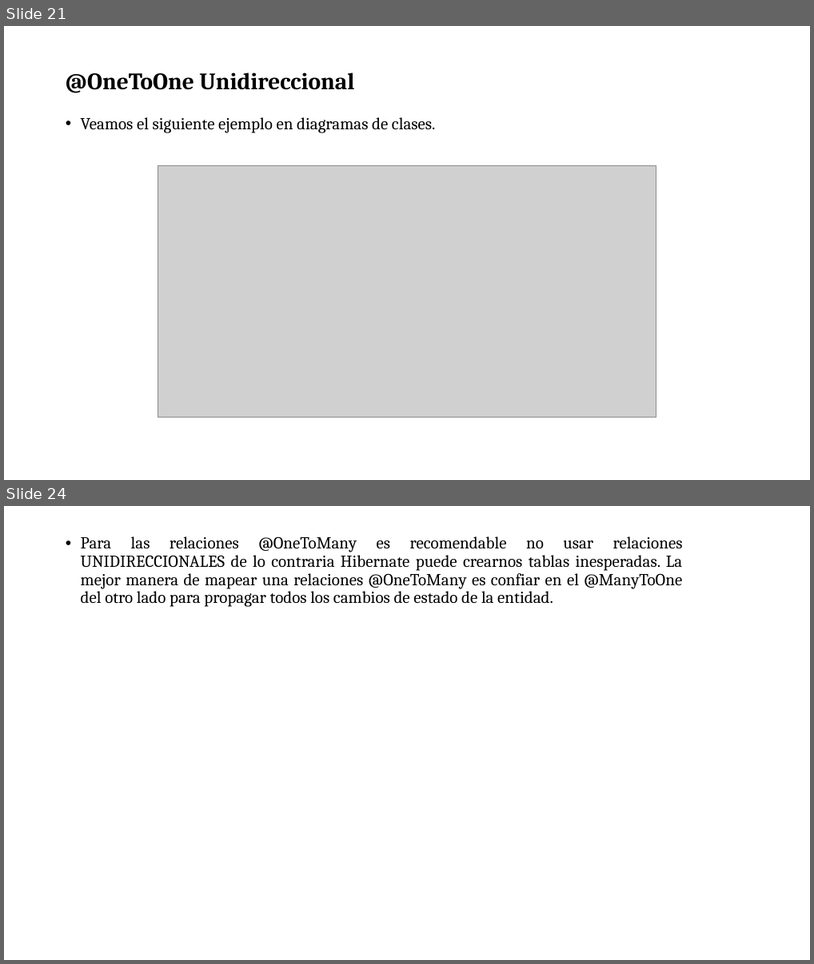
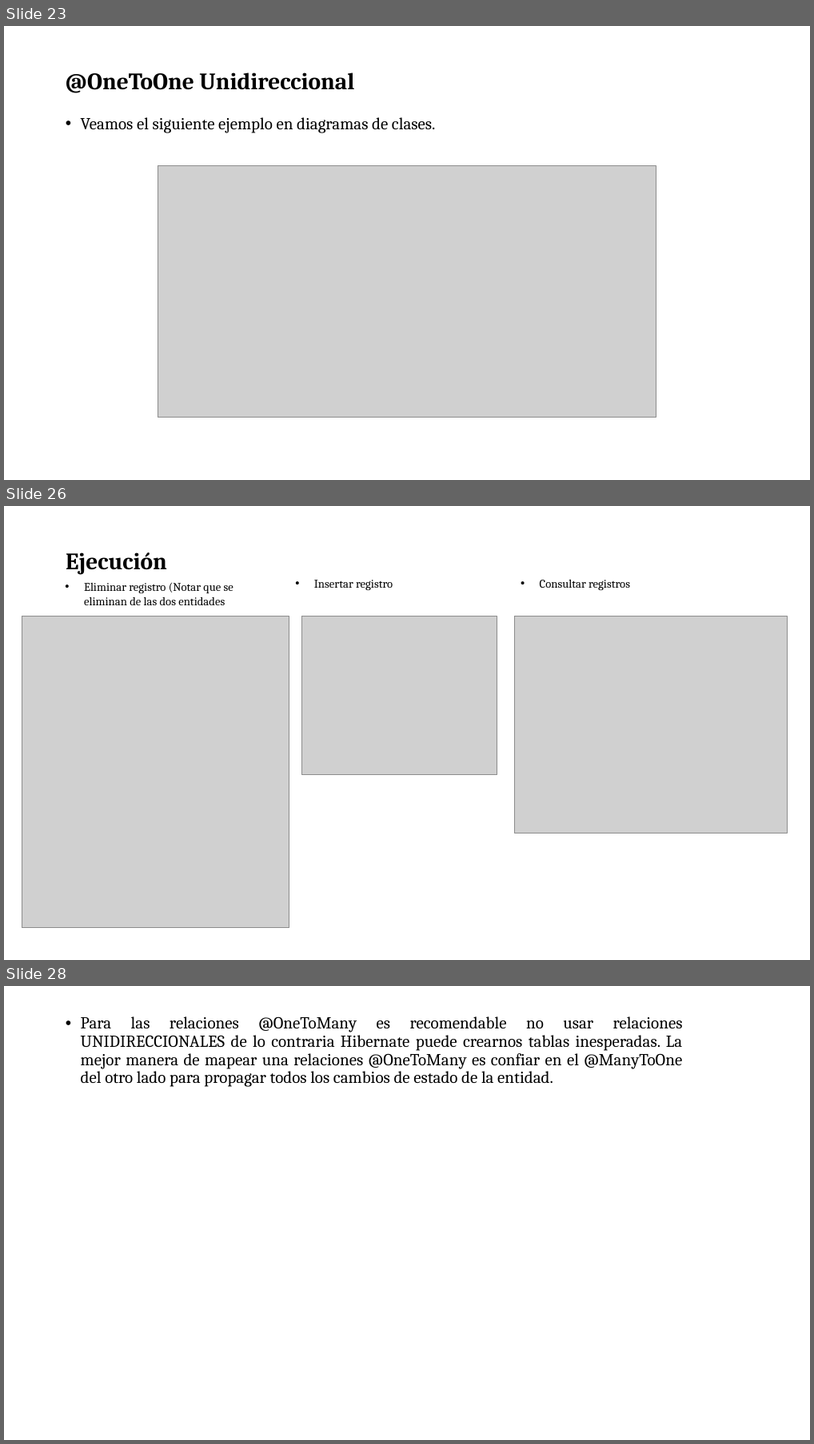
Before and after one commit to soycperez/jpa-concepts, a slide deck: JPA.pptx. Shown one above the other, each under a label of ours: slides 21 and 24 before the commit, slides 23, 26 and 28 after it; the slides between them are not shown. The pictures are 814x964 and 814x1444 pixels, drawn with LibreOffice and Linux fonts; fonts in the diff are those of the drawing; grey boxes stand for pictures; background and template pictures are left out. Boxes give left, top, right and bottom in pixels: in the first picture for what was removed or moved away, otherwise in the second. Text is boxed around its words. In the diff, an @@ line names an element or a change of style, - is before the commit and + after.

```diff
--- a/JPA.pptx
+++ b/JPA.pptx
@@ slide 26 added at [4,506,810,960], background picture (left out) @@
@@ title added at [66,552,167,574], 28 pt, text #000000, bold @@
+Ejecución
@@ text added at [84,583,234,605], 14 pt, text #000000 @@
+• Eliminar registro (Notar que se eliminan de las dos entidades
@@ text added at [314,580,393,591], 14 pt, text #000000 @@
+• Insertar registro
@@ text added at [540,580,630,591], 14 pt, text #000000 @@
+• Consultar registros
@@ picture added at [22,616,290,928] @@
@@ picture added at [302,616,497,774] @@
@@ picture added at [515,616,788,832] @@
@@ what was slide 21 is now slide 23 @@
@@ what was slide 24 is now slide 28 @@
```
Also in this commit, not shown: 3 slides changed, 3 other slides added.
